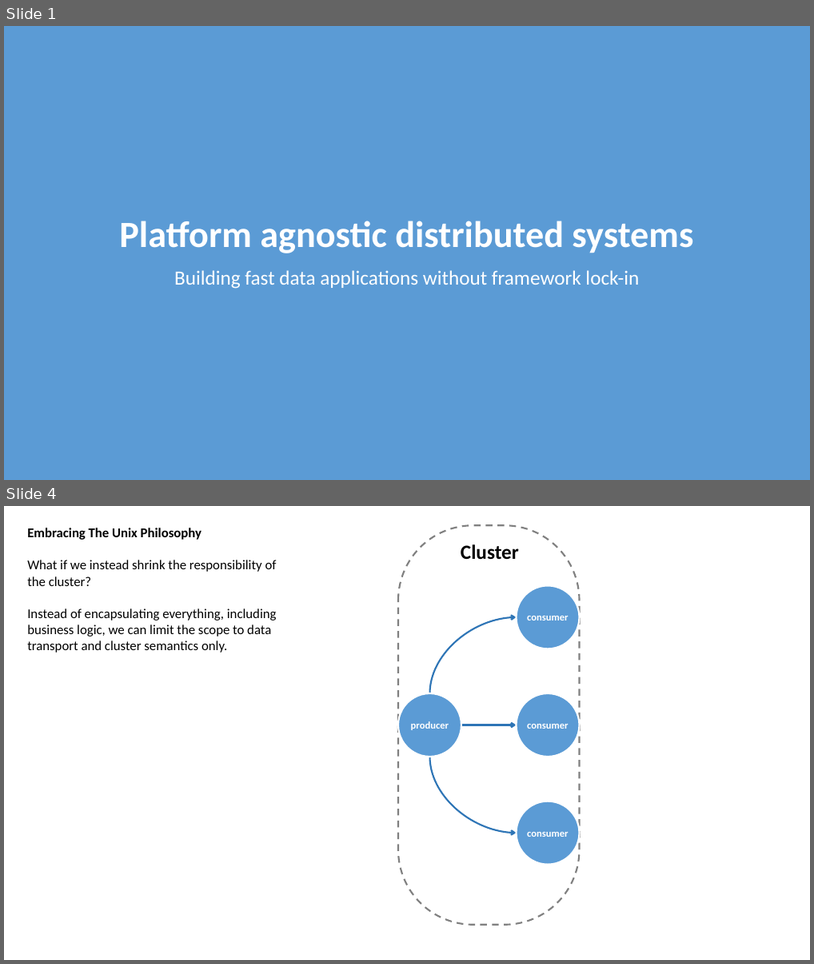
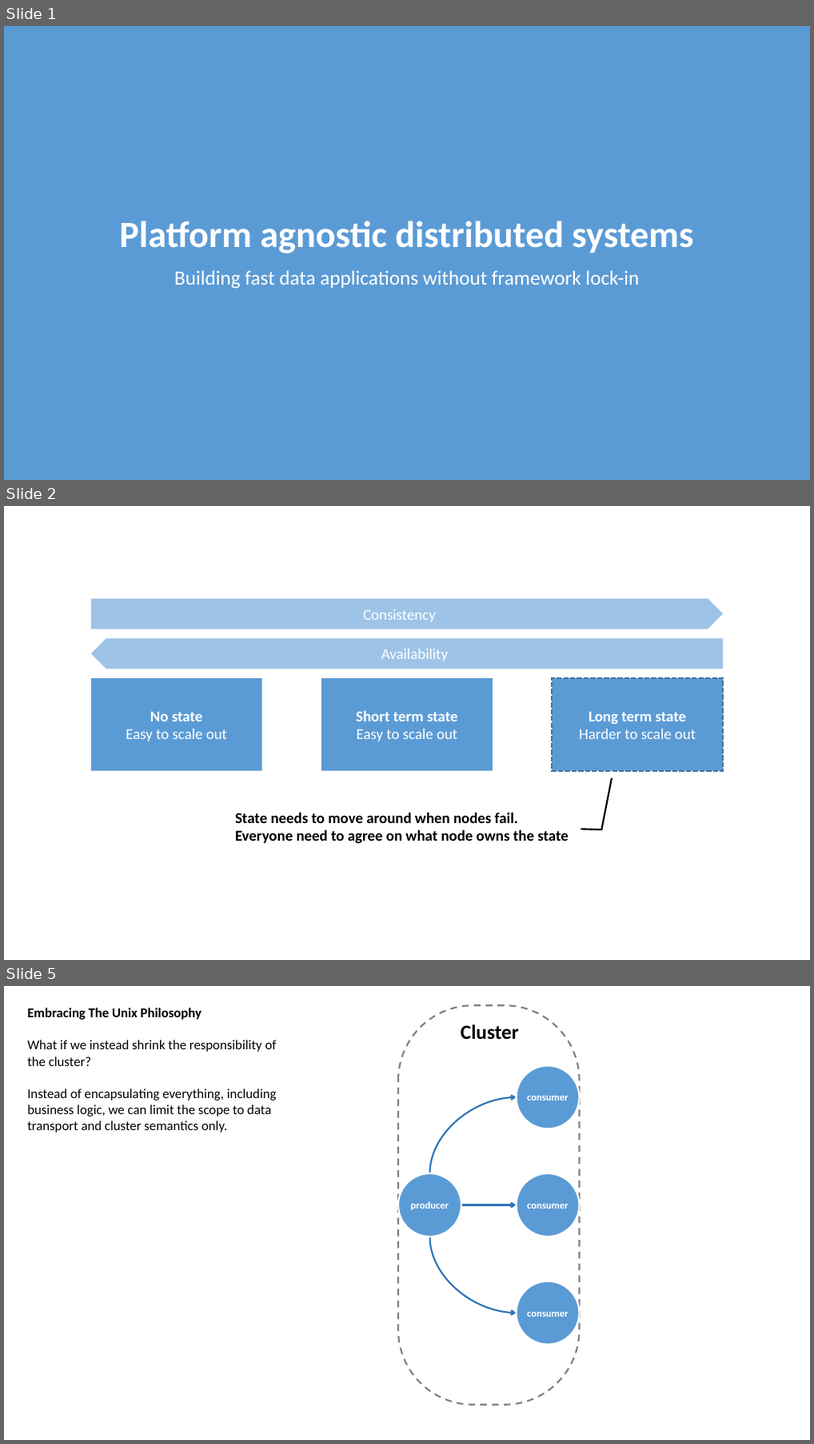
Before and after one commit to rogeralsing/Presentations, a slide deck: ClusterSoftware/clustersoftware.pptx. Shown one above the other, each under a label of ours: slides 1 and 4 before the commit, slides 1, 2 and 5 after it; the slides between them are not shown. The pictures are 814x964 and 814x1444 pixels, drawn with LibreOffice and Linux fonts; fonts in the diff are those of the drawing. Boxes give left, top, right and bottom in pixels: in the first picture for what was removed or moved away, otherwise in the second. Text is boxed around its words. In the diff, an @@ line names an element or a change of style, - is before the commit and + after.

```diff
--- a/ClusterSoftware/clustersoftware.pptx
+++ b/ClusterSoftware/clustersoftware.pptx
@@ slide 2 added at [4,506,810,960], background #FFFFFF @@
@@ right arrow added at [91,599,723,629], fill #9DC3E6, 18 pt, text #FFFFFF @@
+Consistency
@@ left arrow added at [91,639,723,668], fill #9DC3E6, 18 pt, text #FFFFFF @@
+Availability
@@ rectangle added at [91,678,262,770], fill #5B9BD5, 18 pt, text #FFFFFF @@
+No state
+Easy to scale out
@@ rectangle added at [322,678,493,770], fill #5B9BD5, 18 pt, text #FFFFFF, bold @@
+Short term state
+Easy to scale out
@@ rectangle added at [553,678,724,770], fill #5B9BD5, outline #43739E 2 pt dashed, 18 pt, text #FFFFFF @@
+Long term state
+Harder to scale out
@@ callout added at [229,812,585,840], outline #000000 2 pt, 18 pt, text #000000, bold @@
+State needs to move around when nodes fail.
+Everyone need to agree on what node owns the state
@@ what was slide 4 is now slide 5 @@
```
Also in this commit, not shown: 2 slides changed.
